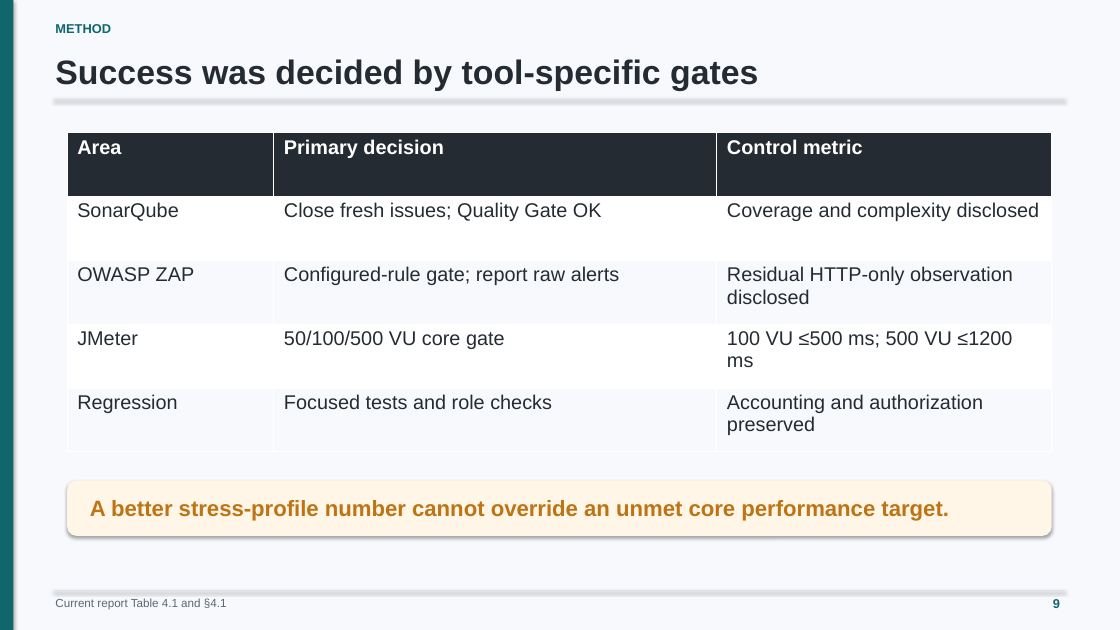
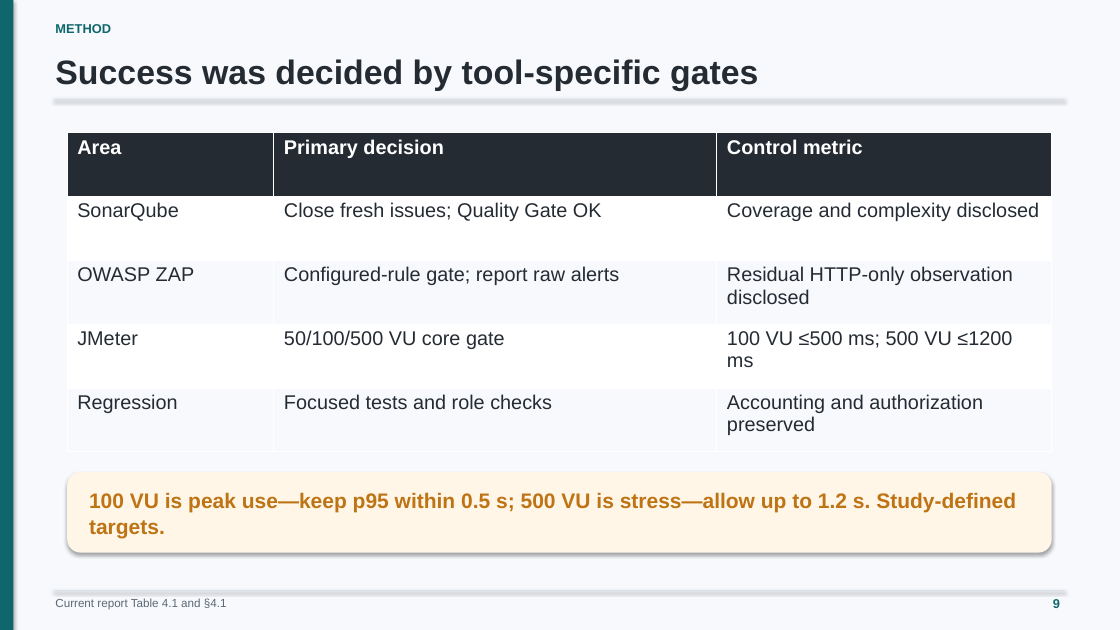
Before and after one commit to minatozaki98/financial-accounting, a slide deck: slide 9 of Document/outputs/final-defense/G6519692_Zaw_Ye_Htut_Ko_Final_Thesis_Defense.pptx. Drawn at 1120x630 pixels with LibreOffice and Linux fonts; fonts in the diff are those of the drawing. Boxes give left, top, right and bottom in pixels: in the first picture for what was removed or moved away, otherwise in the second. Text is boxed around its words. In the diff, an @@ line names an element or a change of style, - is before the commit and + after.

Commit message:
docs: explain JMeter peak and stress limits in defense

```diff
--- a/Document/outputs/final-defense/G6519692_Zaw_Ye_Htut_Ko_Final_Thesis_Defense.pptx
+++ b/Document/outputs/final-defense/G6519692_Zaw_Ye_Htut_Ko_Final_Thesis_Defense.pptx
@@ rounded rectangle: place and size @@
-rounded rectangle at box(67, 481, 1052, 536)
+rounded rectangle at box(67, 472, 1052, 553)
@@ text at box(89, 492, 1016, 538): text changed; size 19 to 18 pt @@
-A better stress-profile number cannot override an unmet core performance target.
+100 VU is peak use—keep p95 within 0.5 s; 500 VU is stress—allow up to 1.2 s. Study-defined targets.
```
Also in this commit, not shown: 1 other slide changed, 2 other files.
